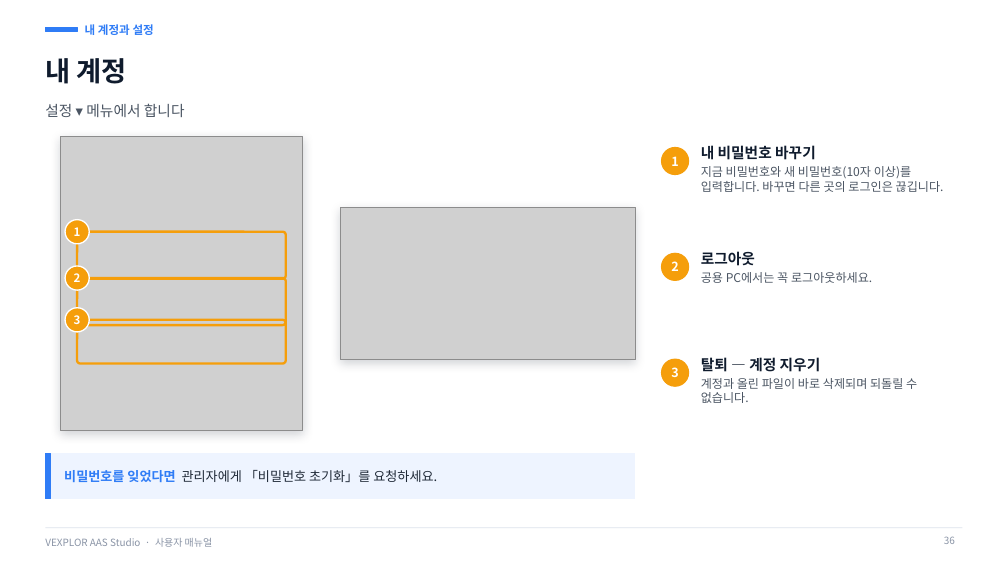
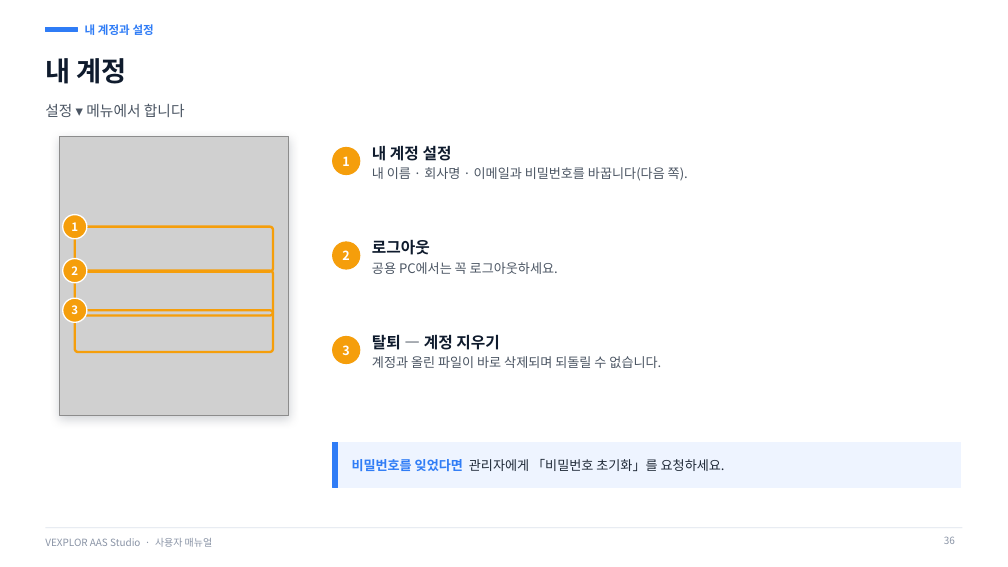
Before and after one commit to waceinc/vexplor-aas, a slide deck: slide 36 of VEXPLOR_AAS_Studio_user_manual.pptx. Drawn at 1008x567 pixels with LibreOffice and Linux fonts; fonts in the diff are those of the drawing; grey boxes stand for pictures. Boxes give left, top, right and bottom in pixels: in the first picture for what was removed or moved away, otherwise in the second. Text is boxed around its words. In the diff, an @@ line names an element or a change of style, - is before the commit and + after.

Commit message:
소개 페이지 — 데모 계정 demo / 0629 · 로그인 그림 · 사용자 매뉴얼 새 판

```diff
--- a/VEXPLOR_AAS_Studio_user_manual.pptx
+++ b/VEXPLOR_AAS_Studio_user_manual.pptx
@@ picture: place and size @@
-picture at (60,136,302,431)
+picture at (59,136,288,416)
@@ rectangle: place and size @@
-rectangle at (60,136,302,431)
+rectangle at (59,136,288,416)
@@ text "1": place and size @@
-text "1" at (671,156,678,166)
+text "1" at (342,156,349,166)
@@ ellipse: place and size @@
-ellipse at (662,147,689,175)
+ellipse at (333,147,360,175)
@@ text added at (372,145,688,181), 12.5 pt, text #4B5563 @@
+내 계정 설정
+내 이름 · 회사명 · 이메일과 비밀번호를 바꿉니다(다음 쪽).
@@ text removed at (701,145,944,192) @@
-내 비밀번호 바꾸기
-지금 비밀번호와 새 비밀번호(10자 이상)를 입력합니다. 바꾸면 다른 곳의 로그인은 끊깁니다.
@@ rectangle removed at (340,208,635,360) @@
@@ picture removed at (340,208,635,360) @@
@@ rounded rectangle: place and size @@
-rounded rectangle at (77,231,286,278)
+rounded rectangle at (75,227,273,271)
@@ text "로그아웃": place and size @@
-text "로그아웃" at (701,251,872,283)
+text "로그아웃" at (372,239,558,274)
@@ text "로그아웃" at (372,239,558,274): size 14 to 15 pt in "로그아웃"; size 11.5 to 12.5 pt in "공용 PC에서는 꼭 로그아웃하세요." @@
@@ 2 texts, 2 ellipses: place and size @@
-2 texts, 2 ellipses at (65,219,89,290)
+2 texts, 2 ellipses at (63,215,87,283)
@@ text "2": place and size @@
-text "2" at (671,261,678,271)
+text "2" at (342,250,349,260)
@@ ellipse: place and size @@
-ellipse at (662,253,689,281)
+ellipse at (333,242,360,269)
@@ text "3": place and size @@
-text "3" at (74,315,81,324)
+text "3" at (71,305,78,314)
@@ ellipse: place and size @@
-ellipse at (65,308,89,332)
+ellipse at (63,298,87,322)
@@ rounded rectangle: place and size @@
-rounded rectangle at (77,278,286,325)
+rounded rectangle at (75,271,273,315)
@@ proportions changed in 3 elements at (75,227,273,271), (75,271,273,315), (75,310,273,352) @@
@@ rounded rectangle: place and size @@
-rounded rectangle at (77,320,286,364)
+rounded rectangle at (75,310,273,352)
@@ text "3": place and size @@
-text "3" at (671,367,678,377)
+text "3" at (342,345,349,355)
@@ ellipse: place and size @@
-ellipse at (662,359,689,386)
+ellipse at (333,337,360,364)
@@ text "탈퇴 — 계정 지우기": place and size @@
-text "탈퇴 — 계정 지우기" at (701,357,917,403)
+text "탈퇴 — 계정 지우기" at (372,334,661,368)
@@ text "탈퇴 — 계정 지우기" at (372,334,661,368): size 14 to 15 pt in "탈퇴 — 계정 지우기"; size 11.5 to 12.5 pt in "계정과 올린 파일이 바로 삭제되며 되돌릴 수 ..." @@
@@ rectangle: place and size @@
-rectangle at (45,454,635,499)
+rectangle at (333,442,960,488)
@@ rectangle: place and size @@
-rectangle at (45,454,51,499)
+rectangle at (333,442,338,488)
@@ text "비밀번호를 잊었다면 관리자에게 「비밀번호 초기화」를 ...": place and size @@
-text "비밀번호를 잊었다면 관리자에게 「비밀번호 초기화」를 ..." at (64,470,437,482)
+text "비밀번호를 잊었다면 관리자에게 「비밀번호 초기화」를 ..." at (352,459,725,471)
```
Also in this commit, not shown: 11 other slides changed, 1 slide added, 2 other files.
